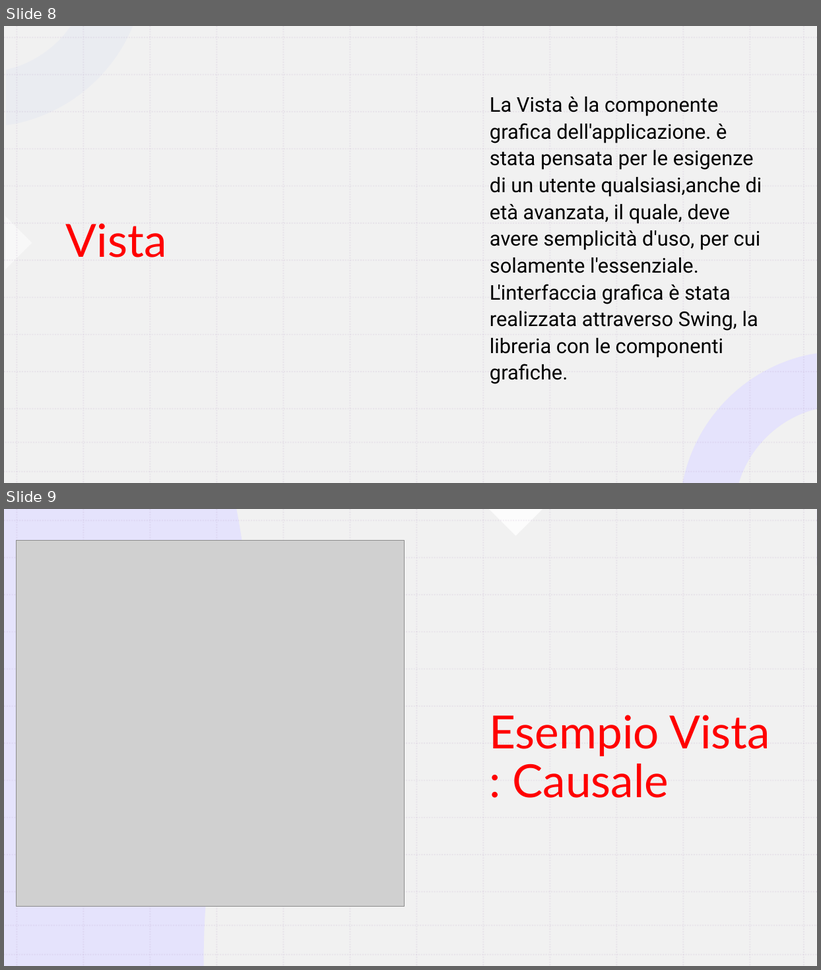
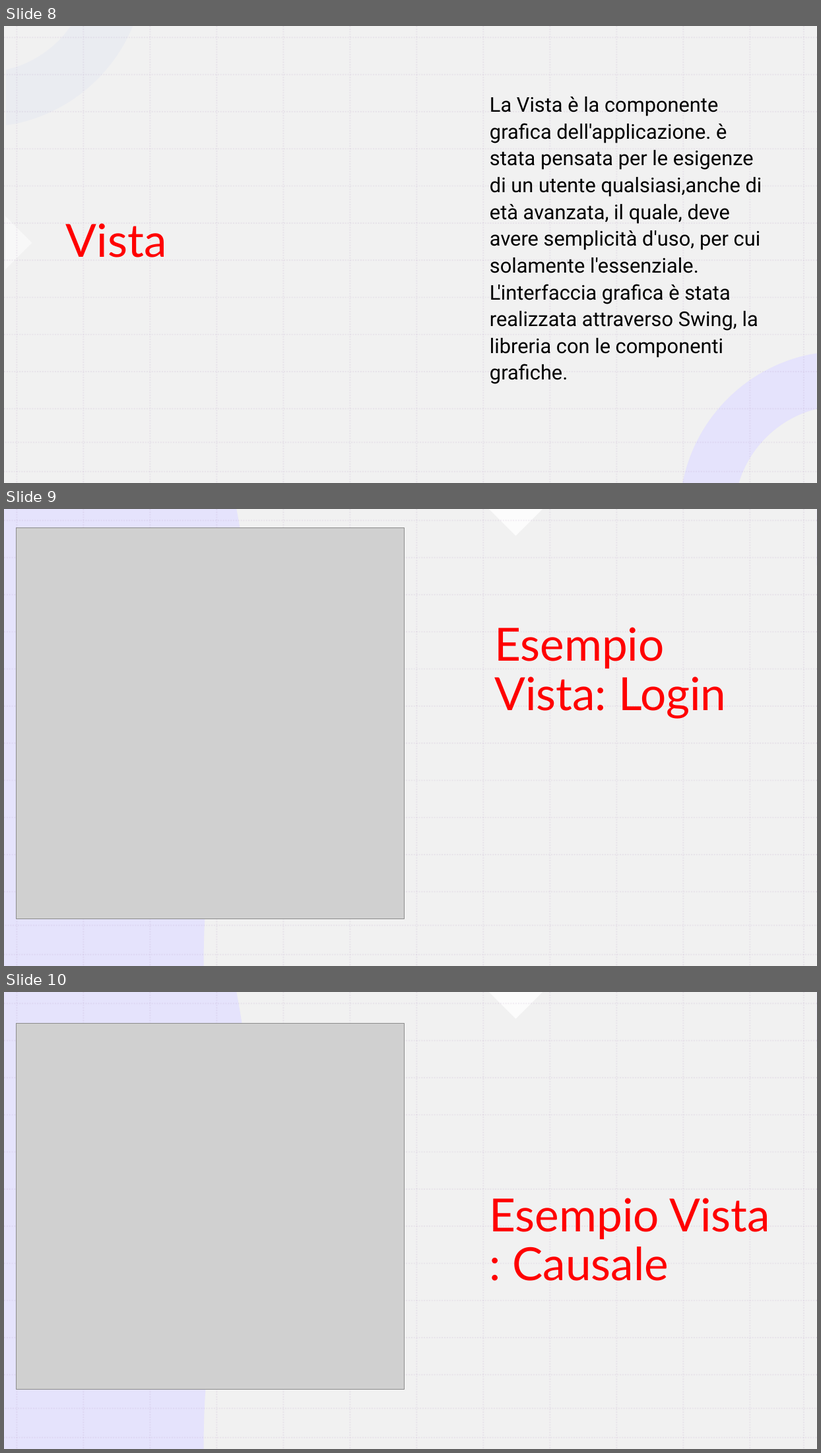
Before and after one commit to IngSW-unipv/Progetto-AC23, a slide deck: Portafoglio/Progetto Java.pptx. Shown one above the other, each under a label of ours: slides 8 and 9 before the commit, slides 8, 9 and 10 after it. The pictures are 821x970 and 821x1453 pixels, drawn with LibreOffice and Linux fonts; fonts in the diff are those of the drawing; grey boxes stand for pictures. Boxes give left, top, right and bottom in pixels: in the first picture for what was removed or moved away, otherwise in the second. Text is boxed around its words. In the diff, an @@ line names an element or a change of style, - is before the commit and + after.

```diff
--- a/Portafoglio/Progetto Java.pptx
+++ b/Portafoglio/Progetto Java.pptx
@@ slide 9 added at (x1=4, y1=509, x2=817, y2=966), background #FFFFFF; not listed: 28 template elements that a slide beside it also shows @@
@@ rectangle added at (x1=4, y1=509, x2=817, y2=966), fill #FFFFFF @@
@@ rectangle added at (x1=4, y1=509, x2=817, y2=966), fill #EEEEEE at 80% opacity @@
@@ flow chart document added at (x1=4, y1=509, x2=253, y2=966), fill #E3E0FF at 80% opacity @@
@@ picture added at (x1=17, y1=528, x2=404, y2=920) @@
@@ right triangle added at (x1=489, y1=509, x2=543, y2=536), fill #FFFFFF at 80% opacity @@
@@ freeform shape added at (x1=537, y1=509, x2=817, y2=619), fill #AAA1FE at 50% opacity @@
@@ title added at (x1=494, y1=627, x2=726, y2=719), 54 pt, text #FF0000 @@
+Esempio Vista: Login
@@ freeform shape added at (x1=4, y1=843, x2=190, y2=966), fill #220BFD at 20% opacity @@
@@ freeform shape added at (x1=4, y1=843, x2=190, y2=966), fill #D2D6E4 @@
@@ group added at (x1=4, y1=509, x2=817, y2=966): 26 lines @@
@@ group added at (x1=4, y1=509, x2=817, y2=966): 26 lines @@
@@ group added at (x1=4, y1=509, x2=817, y2=966): 26 lines @@
@@ group added at (x1=4, y1=509, x2=817, y2=966): 26 lines @@
@@ what was slide 9 is now slide 10 @@
```
Also in this commit, not shown: 5 slides changed.
